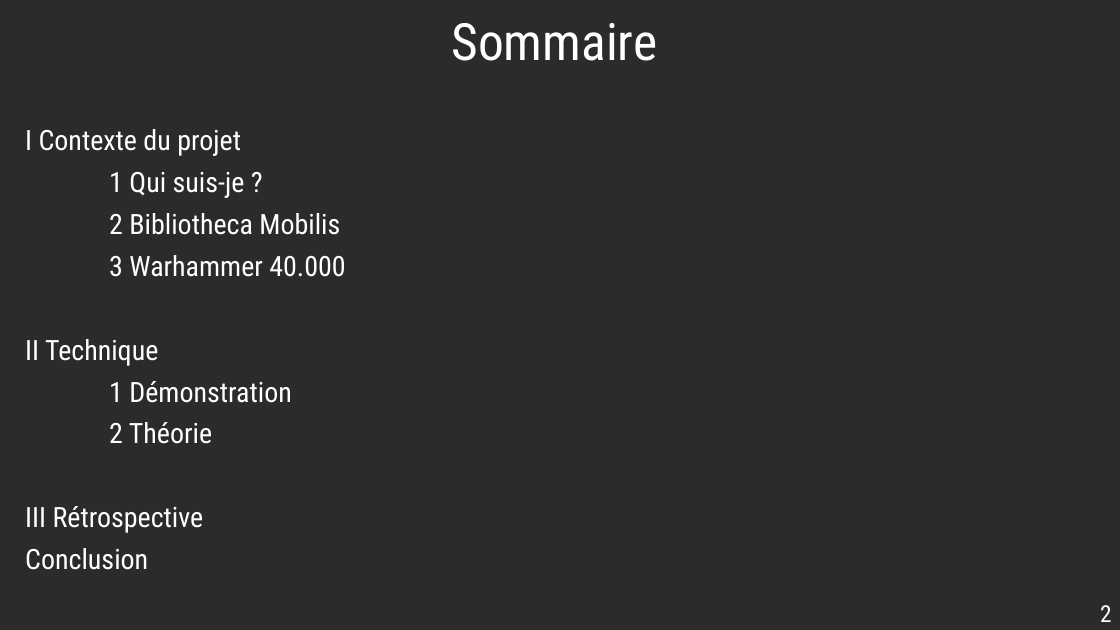
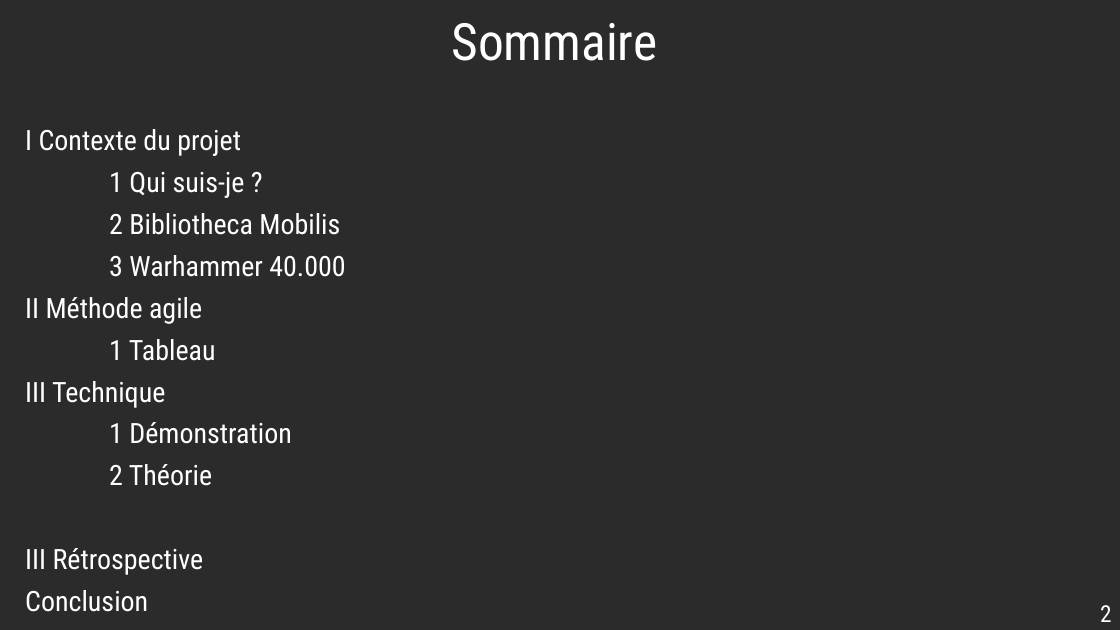
Before and after one commit to Alpharius61/Bibliotheca-mobilis, a slide deck: slide 2 of Bibliotheca Mobilis.pptm. Drawn at 1120x630 pixels with LibreOffice and Linux fonts; fonts in the diff are those of the drawing; background and template pictures are left out; a plain dark background stands for a picture behind light text. Boxes give left, top, right and bottom in pixels: in the first picture for what was removed or moved away, otherwise in the second. Text is boxed around its words. In the diff, an @@ line names an element or a change of style, - is before the commit and + after.

```diff
--- a/Bibliotheca Mobilis.pptm
+++ b/Bibliotheca Mobilis.pptm
@@ subtitle at (25,297,216,408): text changed @@
-II Technique
+II Méthode agile
+1 Tableau
+III Technique
```
Also in this commit, not shown: 21 other files.
